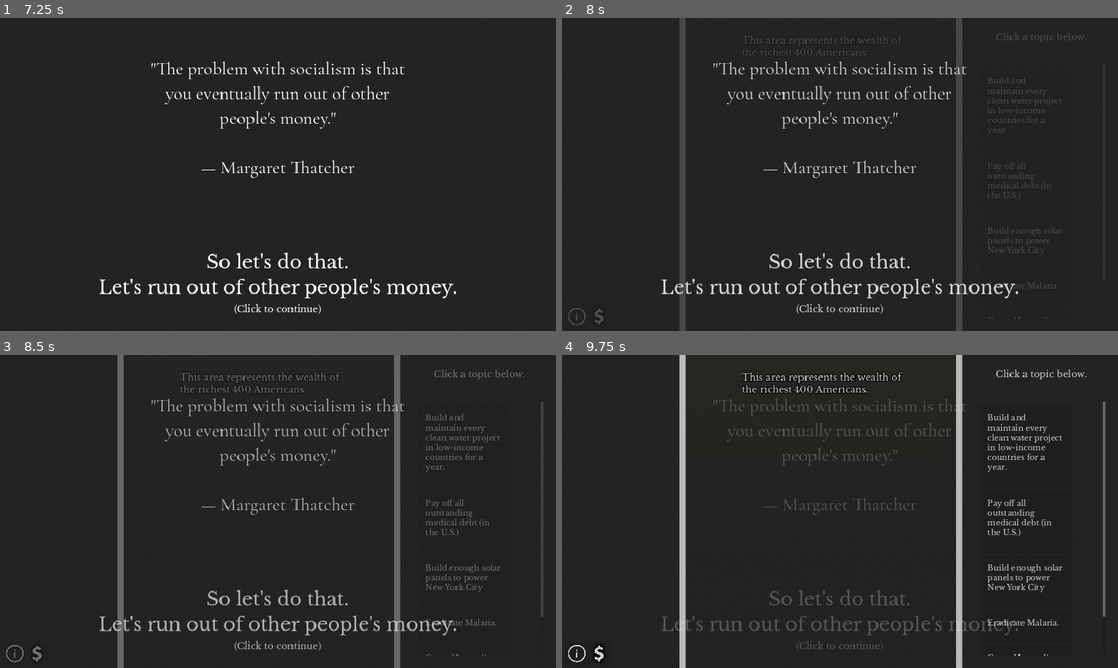
Above: before the commit, frames 1-4 (two rows, left to right).
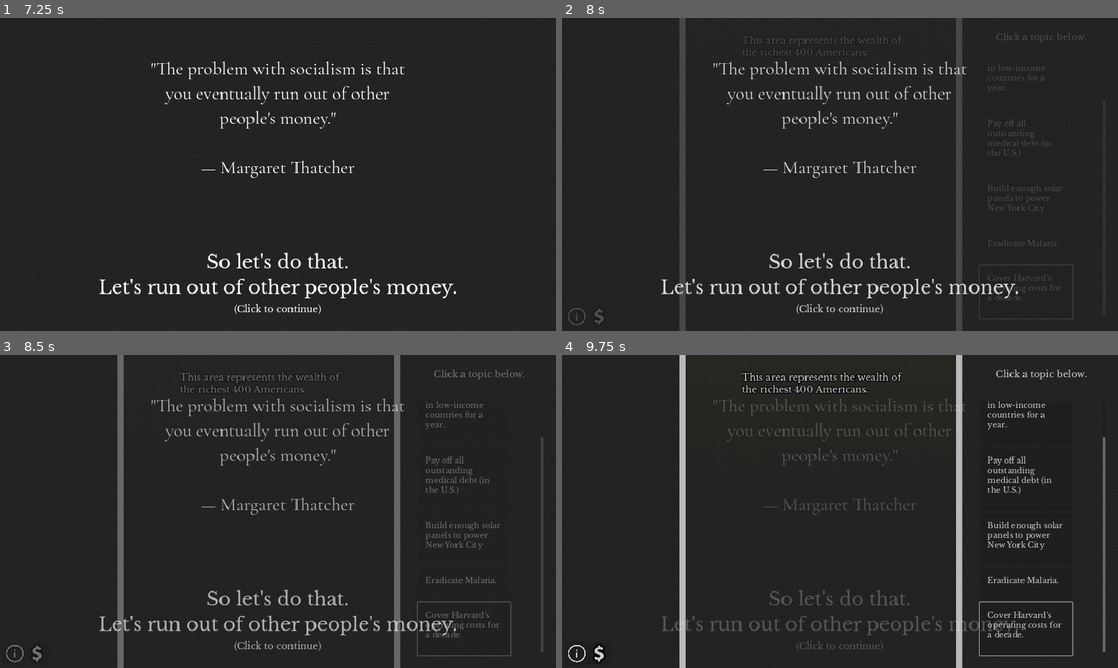
Above: after the commit, the same moments.

Repository: kksgandhi/other-peoples-money
Game: Godot game, scene res://scenes/game.tscn
Two runs of this game, one before a commit and one after it. Both use one fixed random seed, a clock stepped at 60 frames per second and the inputs below.
Inputs (mouse positions are in pixels of both pictures, inside the frame that each line leads up to):
- Up to frame 1 (7.25 s): click (461, 108) at 0.52 s; click (16, 315) at 1.25 s; click (38, 315) at 2 s; tap A every 0.75 s from 2.75 to 6.5 s; move the mouse to (250, 237) at 2.77 s; hold W (up, bound only after the commit) 2.78-4.28 s; tap R (rotate) every 0.75 s from 2.85 to 6.6 s; click (250, 237) at 2.92 s; move the mouse to (444, 221) at 3.52 s; move the mouse to (111, 127) at 4.27 s; hold Left (left) 4.28-5.78 s; move the mouse to (305, 174) at 5.02 s; click (305, 174) at 5.17 s; move the mouse to (194, 96) at 5.77 s; hold Down (down, bound only after the commit) 5.78-6.53 s; move the mouse to (400, 158) at 6.52 s; hold Right (right) from 6.53 s (still down)
- Up to frame 2 (8 s): move the mouse to (728, 190) at 7.27 s; release Right (right) at 7.28 s; hold W (up, bound only after the commit) from 7.28 s (still down); tap R (rotate) at 7.35 s; click (728, 190) at 7.42 s
- Up to frame 3 (8.5 s): move the mouse to (333, 442) at 8.02 s; release W (up, bound only after the commit) at 8.03 s; hold Right (right) from 8.03 s (still down); tap R (rotate) at 8.1 s
- Up to frame 4 (9.75 s): keep holding Right (right); move the mouse to (812, 574) at 8.77 s; tap R (rotate) at 8.85, 9.6 s; move the mouse to (1006, 558) at 9.52 s; click (1006, 558) at 9.67 s

Frame 1 is identical in both runs. In frame 2, 1.0% of the frame differs, in the area x 75-92%, y 14-97%; in frame 3, 1.9%; in frame 4, 2.4%, in the area x 75-98%, y 14-97%.

Commit message:
make game playable with keyboard

Diff:
--- a/game/project.godot
+++ b/game/project.godot
@@ -63,8 +63,19 @@
 }
 rotate={
 "deadzone": 0.5,
-"events": [Object(InputEventKey,"resource_local_to_scene":fa …(141 unchanged characters)… ":false,"keycode":0,"physical_keycode":83,"key_label":0,"unicode":114,"location":0,"echo":false,"script":null)
-, Object(InputEventKey,"resource_local_to_scene":false,"resource_name":"","device":-1,"window_id":0,"alt_pressed":false,"shift_pressed":false,"ctrl_pressed":false,"meta_pressed":false,"pressed":false,"keycode":0,"physical_keycode":82,"key_label":0,"unicode":112,"location":0,"echo":false,"script":null)
+"events": [Object(InputEventKey,"resource_local_to_scene":fa …(141 unchanged characters)… ":false,"keycode":0,"physical_keycode":82,"key_label":0,"unicode":112,"location":0,"echo":false,"script":null)
+]
+}
+up={
+"deadzone": 0.5,
+"events": [Object(InputEventKey,"resource_local_to_scene":false,"resource_name":"","device":-1,"window_id":0,"alt_pressed":false,"shift_pressed":false,"ctrl_pressed":false,"meta_pressed":false,"pressed":false,"keycode":0,"physical_keycode":87,"key_label":0,"unicode":119,"location":0,"echo":false,"script":null)
+, Object(InputEventKey,"resource_local_to_scene":false,"resource_name":"","device":-1,"window_id":0,"alt_pressed":false,"shift_pressed":false,"ctrl_pressed":false,"meta_pressed":false,"pressed":false,"keycode":0,"physical_keycode":4194320,"key_label":0,"unicode":0,"location":0,"echo":false,"script":null)
+]
+}
+down={
+"deadzone": 0.5,
+"events": [Object(InputEventKey,"resource_local_to_scene":false,"resource_name":"","device":-1,"window_id":0,"alt_pressed":false,"shift_pressed":false,"ctrl_pressed":false,"meta_pressed":false,"pressed":false,"keycode":0,"physical_keycode":4194322,"key_label":0,"unicode":0,"location":0,"echo":false,"script":null)
+, Object(InputEventKey,"resource_local_to_scene":false,"resource_name":"","device":-1,"window_id":0,"alt_pressed":false,"shift_pressed":false,"ctrl_pressed":false,"meta_pressed":false,"pressed":false,"keycode":0,"physical_keycode":83,"key_label":0,"unicode":114,"location":0,"echo":false,"script":null)
 ]
 }
 
--- a/game/scenes/game.tscn
+++ b/game/scenes/game.tscn
@@ -13,6 +13,7 @@
 [ext_resource type="Theme" uid="uid://yr4kjgxtyvuh" path="res://assets/themes/default.tres" id="10_ot3g2"]
 [ext_resource type="PackedScene" uid="uid://styu3vbul66p" path="res://scenes/UI/keyboard_wasd_cluster.tscn" id="11_p3715"]
 [ext_resource type="Texture2D" uid="uid://dph1rgxbgxdvp" path="res://assets/images/button_prompts/keyboard_r_outline.svg" id="12_jh5qb"]
+[ext_resource type="Script" path="res://scenes/tetrominos/tetro_choices.gd" id="13_511xo"]
 [ext_resource type="PackedScene" uid="uid://xdh2mkgj0fgq" path="res://scenes/UI/fade_in_label.tscn" id="13_h02hp"]
 [ext_resource type="Texture2D" uid="uid://brf7as8eunp3j" path="res://assets/images/info.png" id="13_xgknq"]
 [ext_resource type="PackedScene" uid="uid://dm2hjtjr0yr6e" path="res://scenes/UI/overlay.tscn" id="14_3pida"]
@@ -384,7 +385,7 @@
 offset_left = 446.0
 offset_top = 21.0
 offset_right = 901.0
-offset_bottom = 126.0
+offset_bottom = 159.0
 mouse_filter = 2
 theme = ExtResource("10_ot3g2")
 theme_override_styles/panel = ExtResource("6_nb2vu")
@@ -618,6 +619,7 @@
 offset_top = 120.0
 offset_right = 1408.0
 offset_bottom = 778.0
+follow_focus = true
 
 [node name="MarginContainer" type="MarginContainer" parent="UILayer/TetroScroll"]
 layout_mode = 2
@@ -629,6 +631,7 @@
 [node name="tetro_choices" type="VBoxContainer" parent="UILayer/TetroScroll/MarginContainer"]
 unique_name_in_owner = true
 layout_mode = 2
+script = ExtResource("13_511xo")
 
 [node name="LeftSideBar" type="PanelContainer" parent="UILayer"]
 unique_name_in_owner = true
--- a/game/scenes/tetrominos/tetro_choice_item.tscn
+++ b/game/scenes/tetrominos/tetro_choice_item.tscn
@@ -4,12 +4,13 @@
 [ext_resource type="Script" path="res://scenes/tetrominos/tetro_choice_item.gd" id="1_coqgn"]
 [ext_resource type="FontFile" uid="uid://c4gwrk6vad2vk" path="res://assets/fonts/LibreBaskerville-Regular.ttf" id="2_bwm5c"]
 
-[sub_resource type="StyleBoxEmpty" id="StyleBoxEmpty_kp2v7"]
-
 [sub_resource type="StyleBoxFlat" id="StyleBoxFlat_3rftj"]
 bg_color = Color(0, 0, 0, 0.556863)
 
+[sub_resource type="StyleBoxEmpty" id="StyleBoxEmpty_kp2v7"]
+
 [node name="tetro_choice_item" type="PanelContainer"]
+focus_mode = 2
 script = ExtResource("1_coqgn")
 
 [node name="MarginContainer" type="MarginContainer" parent="."]
--- /dev/null
+++ b/game/scenes/tetrominos/tetro_choices.gd
@@ -0,0 +1,20 @@
+extends VBoxContainer
+
+var focused_child := 0
+# Called every frame. 'delta' is the elapsed time since the previous frame.
+func _process(delta: float) -> void:
+  if Input.is_action_just_pressed("down"):
+    focused_child = (focused_child + 1) % get_child_count()
+    refocus_child()
+  elif Input.is_action_just_pressed("up"):
+    focused_child = (focused_child - 1)
+    # apparently modulo doesn't work
+    if focused_child < 0:
+      focused_child += get_child_count()
+    refocus_child()
+
+
+func refocus_child() -> void:
+  var child_to_focus: Control = get_child(focused_child)
+  # wonderfully miserable and hacky hardcoding
+  child_to_focus.get_node("Button").grab_focus()
Not shown: 1 places in game/scenes/game.tscn that only renumber resources
Not shown: 1 places in game/scenes/tetrominos/tetro_choice_item.tscn that only renumber resources
Not shown, changed: .gitignore
Not shown, changed: notes.md
Not shown, changed: transformational_framework.md
